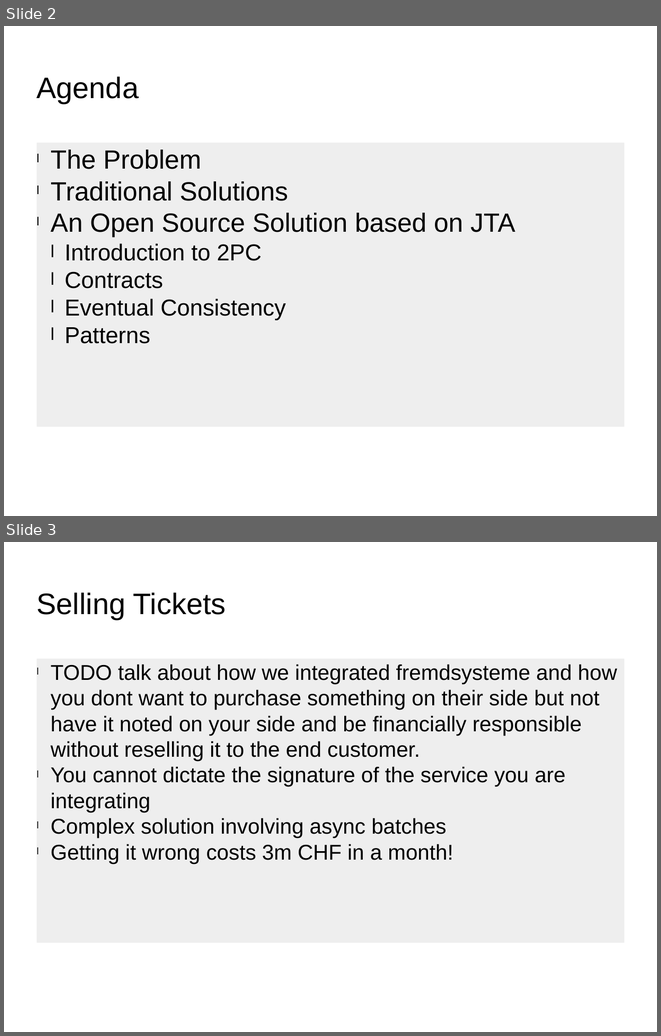
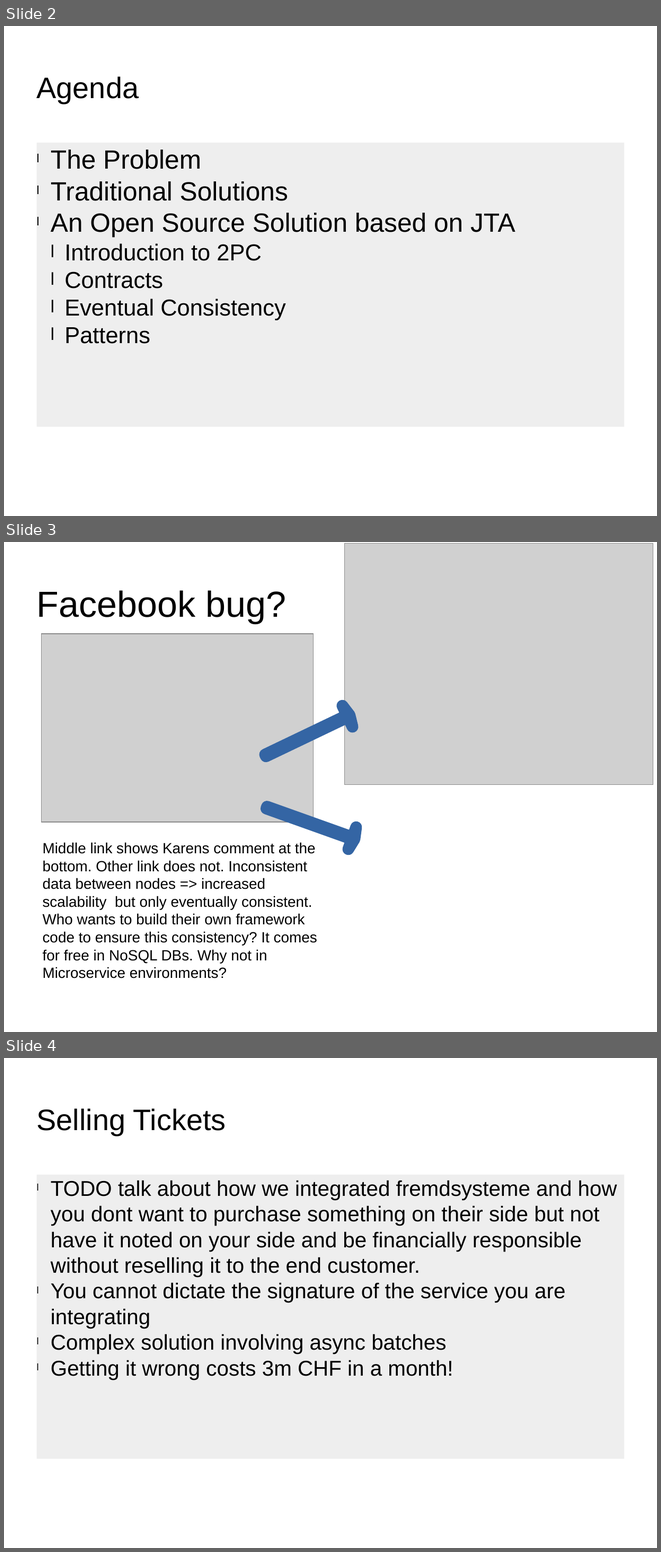
Before and after one commit to maxant/genericconnector, a slide deck: connector/genericconnector-rar/src/main/docs/presentation_proposal.pptx. Shown one above the other, each under a label of ours: slides 2 and 3 before the commit, slides 2, 3 and 4 after it. The pictures are 661x1036 and 661x1552 pixels, drawn with LibreOffice and Linux fonts; fonts in the diff are those of the drawing; grey boxes stand for pictures; background and template pictures are left out. Boxes give left, top, right and bottom in pixels: in the first picture for what was removed or moved away, otherwise in the second. Text is boxed around its words. In the diff, an @@ line names an element or a change of style, - is before the commit and + after.

Commit message:
added facebook slide

```diff
--- a/connector/genericconnector-rar/src/main/docs/presentation_proposal.pptx
+++ b/connector/genericconnector-rar/src/main/docs/presentation_proposal.pptx
@@ slide 3 added at (4,542,657,1032), background picture (left out) @@
@@ picture added at (345,543,653,784) @@
@@ text added at (37,590,286,623), 44 pt, text #000000 @@
+Facebook bug?
@@ picture added at (41,634,314,822) @@
@@ right arrow added at (261,704,355,765), fill #729FCF, outline #3465A4 14.17 pt @@
@@ right arrow added at (263,796,359,849), fill #729FCF, outline #3465A4 14.17 pt @@
@@ text added at (43,842,317,978), 18 pt, text #000000 @@
+Middle link shows Karens comment at the bottom. Other link does not. Inconsistent data between nodes => increased scalability but only eventually consistent. Who wants to build their own framework code to ensure this consistency? It comes for free in NoSQL DBs. Why not in Microservice environments?
@@ what was slide 3 is now slide 4 @@
```
Also in this commit, not shown: 1 other file.
